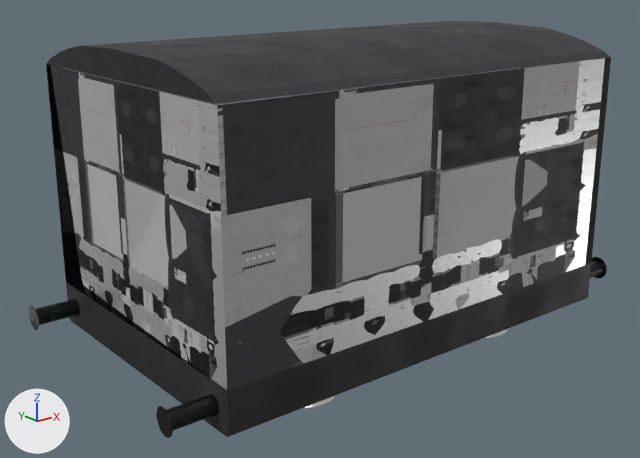
One commit to the OBJ model res/models/Levels/1/1level.obj: the scene before it, then after it.
Rendered twice from a 50 mm camera at (-12.15, -17.24, 7.79) aimed at (0.9, -0.93, 1.27). The lights are fixed; the arrows at lower left show +X, +Y and +Z. Where no turn or scale is listed for an object, it has been applied to the vertices.

Names of what the first picture shows: 'F_floor', 'R_roof', 'W_front_wall_inv', 'W_left_wall', 'W_left_wall_inv', 'W_right_wall'.
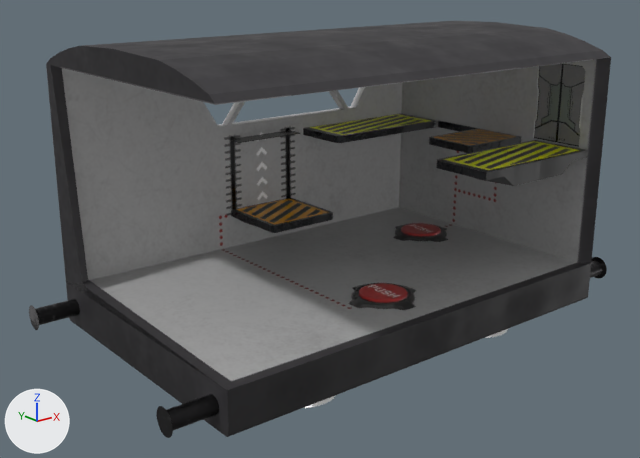
Commit message: walls actually invisible

Where the change shows, as pixel boxes (x1, y1, x2, y2) in the pictures (640 x 458 px):
'W_front_wall_inv', recoloured: (217, 58, 605, 390) in both
'W_left_wall_inv', recoloured: (47, 65, 227, 390) in both

The change in detail:
Material 'niewidzialnosc' (mat_niewidzialnosc) is new.
Its base color is (0.8, 0.8, 0.8) (white #e7e7e7).
Its alpha is 0.0.
me_w_front_wall_inv has 4 vertices, 1 face and spans x -4.3..6.62, y -4.69, z 0.09..5.35.
me_w_front_wall_inv no longer uses material mat_samwagon.
me_w_front_wall_inv now uses material mat_niewidzialnosc (white #e7e7e7).
me_w_left_wall_inv has 4 vertices, 1 face and spans x -4.3, y -4.69..2.5, z 0.09..5.35.
me_w_left_wall_inv no longer uses material mat_samwagon.
me_w_left_wall_inv now uses material mat_niewidzialnosc (white #e7e7e7).
